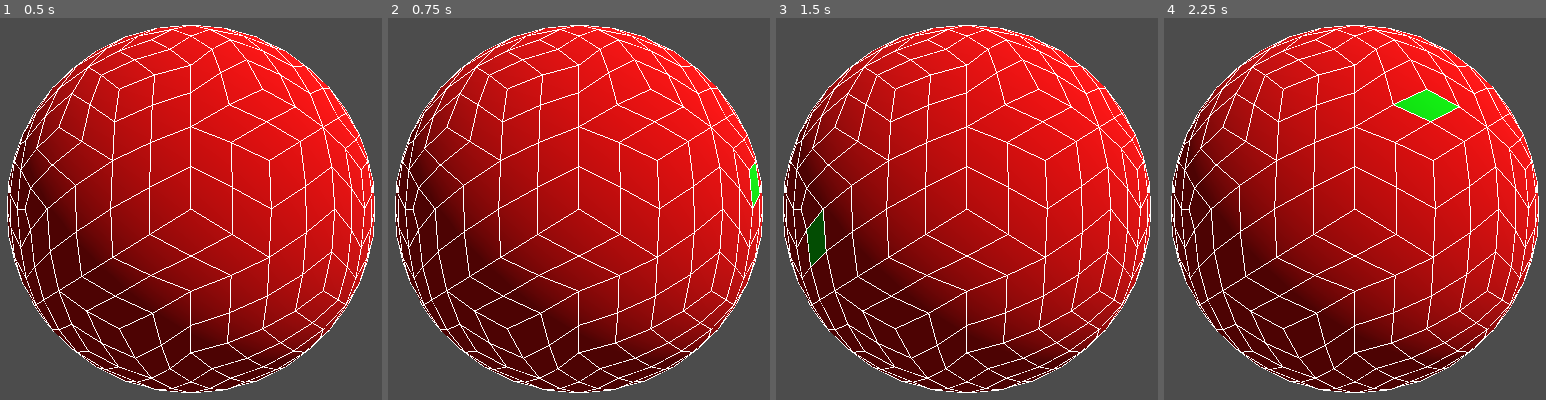
Above: before the commit, frames 1-4 (left to right).
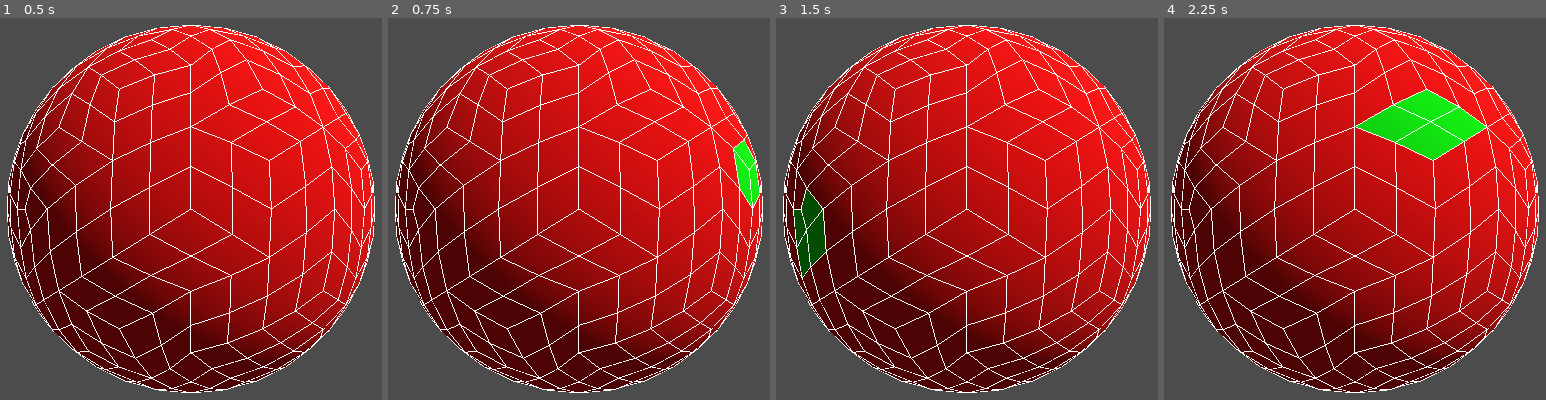
Above: after the commit, the same moments.

Repository: samuelbigos/globescaper
Game: Godot game, scene res://Game.tscn
Two runs of this game, one before a commit and one after it. Both use one fixed random seed, a clock stepped at 60 frames per second and the inputs below.
Inputs (mouse positions are in pixels of both pictures, inside the frame that each line leads up to):
- Up to frame 1 (0.5 s): no input
- Up to frame 2 (0.75 s): tap Enter at 0.5 s; move the mouse to (754, 186) at 0.52 s; click (754, 186) at 0.6 s
- Up to frame 3 (1.5 s): tap Space at 1.25 s; move the mouse to (806, 231) at 1.27 s; right-click (806, 231) at 1.35 s
- Up to frame 4 (2.25 s): click (1194, 231) at 1.55 s; tap Enter at 2 s; move the mouse to (1435, 105) at 2.02 s; click (1435, 105) at 2.1 s

Frame 1 is identical in both runs. In frame 2, 0.5% of the frame differs, in the area x 90-97%, y 32-50%; in frame 3, 0.7%; in frame 4, 2.4%, in the area x 50-85%, y 22-38%.
Error after the commit: Invalid set index '77' (on base: 'Array') with value of type 'MeshInstance' (res://src/Game.gd:214)

Commit message:
Add tiles

Diff:
--- a/Game.tscn
+++ b/Game.tscn
@@ -1,29 +1,30 @@
-[gd_scene load_steps=8 format=2]
+[gd_scene load_steps=9 format=2]
 
 [ext_resource path="res://src/Game.gd" type="Script" id=1]
 [ext_resource path="res://src/Camera.gd" type="Script" id=2]
 [ext_resource path="res://assets/shaders/PlanetMaterial.shader" type="Shader" id=3]
 [ext_resource path="res://assets/shaders/Wireframe.shader" type="Shader" id=4]
+[ext_resource path="res://src/Voxel.tscn" type="PackedScene" id=5]
 
 [sub_resource type="ShaderMaterial" id=1]
 shader = ExtResource( 3 )
 
-[sub_resource type="ShaderMaterial" id=3]
+[sub_resource type="ShaderMaterial" id=2]
 shader = ExtResource( 4 )
 
-[sub_resource type="SphereShape" id=4]
+[sub_resource type="SphereShape" id=3]
 
 [node name="Game" type="Spatial"]
 script = ExtResource( 1 )
 material = SubResource( 1 )
-radius = 1.0
 noise_octaves = 1
 noise_period = 0.0
+voxel_scene = ExtResource( 5 )
 
 [node name="Globe" type="MeshInstance" parent="."]
 
 [node name="GlobeWireframe" type="MeshInstance" parent="."]
-material_override = SubResource( 3 )
+material_override = SubResource( 2 )
 
 [node name="DirectionalLight" type="DirectionalLight" parent="."]
 transform = Transform( 0.512717, -0.617688, 0.596307, 0, 0.694545, 0.719449, -0.858558, -0.368874, 0.356105, 0, 6.02351, 0 )
--- /dev/null
+++ b/assets/base_prototypes.json
@@ -0,0 +1,57 @@
+{
+   "0": {
+      "mesh_name": "0000-0000",
+      "mesh_rotation": 0,
+      "posX": "0s",
+      "posZ": "0s",
+      "posY": "0i",
+      "negX": "0s",
+      "negZ": "0s",
+      "negY": "0i",
+      "exclude": "",
+   },
+   "1": {
+      "mesh_name": "1000-0000",
+      "mesh_rotation": 0,
+      "posX": "1",
+      "posZ": "0s",
+      "posY": "0i",
+      "negX": "0s",
+      "negZ": "1f",
+      "negY": "1",
+      "exclude": "",
+   },
+   "2": {
+      "mesh_name": "1100-0000",
+      "mesh_rotation": 0,
+      "posX": "2s",
+      "posZ": "1",
+      "posY": "0i",
+      "negX": "0s",
+      "negZ": "1f",
+      "negY": "2",
+      "exclude": "",
+   },
+   "3": {
+      "mesh_name": "1110-0000",
+      "mesh_rotation": 0,
+      "posX": "2s",
+      "posZ": "1",
+      "posY": "0i",
+      "negX": "1",
+      "negZ": "2s",
+      "negY": "3",
+      "exclude": "",
+   },
+   "4": {
+      "mesh_name": "1111-0000",
+      "mesh_rotation": 0,
+      "posX": "2s",
+      "posZ": "2s",
+      "posY": "0i",
+      "negX": "2s",
+      "negZ": "2s",
+      "negY": "1i",
+      "exclude": "",
+   }
+}
--- a/project.godot
+++ b/project.godot
@@ -37,3 +37,8 @@
 "events": [ Object(InputEventMouseButton,"resource_local_to_scene":false,"resource_name":"","device":0,"alt":false,"shi …(212 unchanged characters)…
  ]
 }
+mouse_left={
+"deadzone": 0.5,
+"events": [ Object(InputEventMouseButton,"resource_local_to_scene":false,"resource_name":"","device":0,"alt":false,"shift":false,"control":false,"meta":false,"command":false,"button_mask":0,"position":Vector2( 0, 0 ),"global_position":Vector2( 0, 0 ),"factor":1.0,"button_index":1,"pressed":false,"doubleclick":false,"script":null)
+ ]
+}
--- a/src/Game.gd
+++ b/src/Game.gd
@@ -1,6 +1,23 @@
 extends Spatial
 class_name Game
 
+
+class Prototype:
+	var mesh = ""
+	var mesh_rot = 0
+	var posX = { "#": 0, "i": true, "s": false, "f": false, "r": 0 }
+	var posZ = { "#": 0, "i": true, "s": false, "f": false, "r": 0 }
+	var posY = { "#": 0, "i": true, "s": false, "f": false, "r": 0 }
+	var negX = { "#": 0, "i": true, "s": false, "f": false, "r": 0 }
+	var negZ = { "#": 0, "i": true, "s": false, "f": false, "r": 0 }
+	var negY = { "#": 0, "i": true, "s": false, "f": false, "r": 0 }
+	var exclude = []
+	var n_posX = []
+	var n_posZ = []
+	var n_posY = []
+	var n_negX = []
+	var n_negZ = []
+	var n_negY = []
 
 const Icosphere = preload("Icosphere.gd")
 
@@ -12,6 +29,7 @@
 export(float, 0.0, 2.0) var noise_period = 1.0 setget set_noise_period
 export(float, 0.0, 1.0) var noise_persistence = 0.8 setget set_noise_persistence
 export(float, 0.0, 1.0) var noise_influence = 0.5 setget set_noise_influence
+export var voxel_scene : PackedScene
 
 var _generated := false
 var _icosphere = null
@@ -21,6 +39,11 @@
 var _generated_wireframe := false
 var _icosphere_verts = []
 var _icosphere_polys = []
+var _prototypes = []
+var _voxels = []
+var _voxel_spheres = []
+var _tiles = []
+var _tile_meshes = []
 
 var _mouse_hover := false
 var _mouse_pos_on_globe := Vector3()
@@ -34,6 +57,115 @@
 	_icosphere = Icosphere.new()
 	_icosphere._noise = _noise
 	_generate()
+
+	var prototypes = _load_prototype_data()
+
+func _slot_from_string(slot_string):
+	var slot = {}
+	slot["#"] = slot_string.to_int()
+	slot["i"] = slot_string.find("i") != -1
+	slot["s"] = slot_string.find("s") != -1
+	slot["f"] = slot_string.find("f") != -1
+	slot["r"] = 0
+	return slot
+
+func _load_prototype_data():
+	var file = File.new()
+	file.open("res://assets/base_prototypes.json", file.READ)
+	var text = file.get_as_text()
+	var prototypes_dict = JSON.parse(text).result
+	file.close()
+
+	# convert dictionary to prototypes
+	for p in prototypes_dict.values():
+		var prototype := Prototype.new()
+		prototype.mesh = p["mesh_name"]
+		prototype.mesh_rot = p["mesh_rotation"]
+		prototype.posX = _slot_from_string(p["posX"])
+		prototype.posZ = _slot_from_string(p["posZ"])
+		prototype.posY = _slot_from_string(p["posY"])
+		prototype.negX = _slot_from_string(p["negX"])
+		prototype.negZ = _slot_from_string(p["negZ"])
+		prototype.negY = _slot_from_string(p["negY"])
+		prototype.exclude = []
+		prototype.n_posX = []
+		prototype.n_posZ = []
+		prototype.n_posY = []
+		prototype.n_negX = []
+		prototype.n_negZ = []
+		prototype.n_negY = []
+
+		_prototypes.append(prototype)
+
+	# generate rotation prototypes
+	var new_prototypes = []
+	for prototype in _prototypes.duplicate():
+		var swizzles = []
+		swizzles.append(prototype.posX)
+		swizzles.append(prototype.posZ)
+		swizzles.append(prototype.negX)
+		swizzles.append(prototype.negZ)
+		for i in range(1, 4):
+			var new_p := Prototype.new()
+			new_p.mesh = prototype.mesh
+			new_p.mesh_rot = i
+			new_p.posX = swizzles[i % 4]
+			new_p.posZ = swizzles[(i + 1) % 4]
+			new_p.posY = prototype["posY"]
+			new_p.posY["r"] = i
+			new_p.negX = swizzles[(i + 1) % 4]
+			new_p.negZ = swizzles[(i + 1) % 4]
+			new_p.negY = prototype["negY"]
+			new_p.negY["r"] = i
+			new_p.exclude = prototype.exclude.duplicate()
+			new_p.n_posX = []
+			new_p.n_posY = []
+			new_p.n_posZ = []
+			new_p.n_negX = []
+			new_p.n_negY = []
+			new_p.n_negZ = []
+			_prototypes.append(new_p)
+
+	# calculate valid neighbors
+	for p in _prototypes:
+		for np in _prototypes:
+			if p == np:
+				continue
+
+			if _match_h(p.posX, np.negX):
+				p.n_posX.append(np)
+			if _match_h(p.posZ, np.negZ):
+				p.n_posZ.append(np)
+			if _match_v(p.posY, np.negY):
+				p.n_posY.append(np)
+			if _match_h(p.negX, np.posX):
+				p.n_negX.append(np)
+			if _match_h(p.negZ, np.posZ):
+				p.n_negZ.append(np)
+			if _match_v(p.negY, np.posY):
+				p.n_negY.append(np)
+
+	return _prototypes
+
+func _match_h(p1, p2) -> bool:
+	if p1["#"] != p2["#"]:
+		return false
+	if p1["s"] and p2["s"]:
+		return true
+	if p1["f"] and p2["f"]:
+		return false
+	if not p1["f"] and not p2["f"]:
+		return false
+	return true
+
+func _match_v(p1, p2) -> bool:
+	if p1["#"] != p2["#"]:
+		return false
+	if p1["i"] and p2["i"]:
+		return true
+	if p1["r"] != p2["r"]:
+		return false
+	return true
 
 func _generate() -> void:
 	_icosphere._radius = radius
@@ -58,77 +190,36 @@
 	globe_wireframe_mesh.add_surface_from_arrays(Mesh.PRIMITIVE_LINES, globe_wireframe_array)
 	_globe_wireframe.set_mesh(globe_wireframe_mesh)
 
+	_voxels = []
+	_voxels.resize(_icosphere_verts.size())
+	for i in range(0, _voxels.size()):
+		_voxels[i] = 0
+
 	_generated = true
 
 func _process(delta : float) -> void:
 
-	# relaxation
-#	var vert_forces = []
-#	vert_forces.resize(_icosphere_verts.size())
-#
-#	# first get the average distance between verts
-#	var average := 0.0
-#	for i in range(0, _icosphere_polys.size()):
-#		for j in range(0, _icosphere_polys[i].v.size()):
-#			var v1 = _icosphere_verts[_icosphere_polys[i].v[j]]
-#			var v2 = _icosphere_verts[_icosphere_polys[i].v[(j + 1) % 4]]
-#			average += v1.distance_to(v2)
-#
-#	var av_dist = average / float(_icosphere_polys.size() * 4)
-#	av_dist = 0.5
-#
-#	# then, for each vert, calculate a force vector that would aim to equalise the
-#	# distance to each neighboring vert to the average distance between verts.
-#	for poly in _icosphere_polys:
-#		for i in range(0, poly.v.size()):
-#
-#			vert_forces[poly.v[i]] = Vector3()
-#
-#			var vl = poly.v[(i + 4 - 1) % 4]
-#			if _icosphere_verts[poly.v[i]].distance_to(_icosphere_verts[vl]) > av_dist:
-#				var vec = _icosphere_verts[poly.v[i]] - _icosphere_verts[vl]
-#				vert_forces[poly.v[i]] += -vec.normalized() * vec.length()
-#			else:
-#				var vec = _icosphere_verts[poly.v[i]] - _icosphere_verts[vl]
-#				vert_forces[poly.v[i]] += vec.normalized() * vec.length()
-#
-#			var vr = poly.v[(i + 4 + 1) % 4]
-#			if _icosphere_verts[poly.v[i]].distance_to(_icosphere_verts[vr]) > av_dist:
-#				var vec = _icosphere_verts[poly.v[i]] - _icosphere_verts[vr]
-#				vert_forces[poly.v[i]] += -vec.normalized() * vec.length()
-#			else:
-#				var vec = _icosphere_verts[poly.v[i]] - _icosphere_verts[vr]
-#				vert_forces[poly.v[i]] += vec.normalized() * vec.length()
-#
-#			var opp = poly.v[(i + 4 + 2) % 4]
-#			var dist = sqrt(av_dist * av_dist + av_dist * av_dist)
-#			if _icosphere_verts[poly.v[i]].distance_to(_icosphere_verts[opp]) > dist:
-#				var vec = _icosphere_verts[poly.v[i]] - _icosphere_verts[opp]
-#				vert_forces[poly.v[i]] += -vec.normalized() * vec.length()
-#			else:
-#				var vec = _icosphere_verts[poly.v[i]] - _icosphere_verts[opp]
-#				vert_forces[poly.v[i]] += vec.normalized() * vec.length()
-#
-#	# apply the force on all our verts
-#	for i in range(0, _icosphere_verts.size()):
-#		var new_pos =  _icosphere_verts[i] + vert_forces[i] * 0.01
-#		_icosphere_verts[i] = _icosphere._unit_to_planet(new_pos)
-
-	var closest_poly = null
+	var closest_vert = -1
 	var closest_dist = 9999.0
+	for i in range(_icosphere_verts.size()):
+		var dist_sq = _icosphere_verts[i].distance_to(_mouse_pos_on_globe)
+		if dist_sq < closest_dist:
+			closest_vert = i
+			closest_dist = dist_sq
+
+	if Input.is_action_just_pressed("mouse_left"):
+		_voxels[closest_vert] = 1
+		var voxel = voxel_scene.instance()
+		voxel.transform.origin = _icosphere_verts[closest_vert]
+		_voxel_spheres[closest_vert] = voxel
+		add_child(voxel)
+
+
+
+	var colours = {}
 	for poly in _icosphere_polys:
-		var center = Vector3(0.0, 0.0, 0.0)
-		for v in poly.v:
-			center += _icosphere_verts[v]
-		center /= 4.0
-		var dist_sq = center.distance_to(_mouse_pos_on_globe)
-		if dist_sq < closest_dist:
-			closest_poly = poly
-			closest_dist = dist_sq
-
-	print(_mouse_pos_on_globe)
-	var colours = {}
-	colours[closest_poly] = Color.green
+		if poly.v.has(closest_vert):
+			colours[poly] = Color.green
 
 	var globe_mesh = ArrayMesh.new()
 	var globe_mesh_array = _icosphere.get_icosphere_mesh(_icosphere_polys, _icosphere_verts, colours)
--- /dev/null
+++ b/src/Voxel.tscn
@@ -0,0 +1,8 @@
+[gd_scene load_steps=2 format=2]
+
+[sub_resource type="SphereMesh" id=1]
+
+[node name="Voxel" type="MeshInstance"]
+transform = Transform( 0.02, 0, 0, 0, 0.02, 0, 0, 0, 0.02, 0, 0, 0 )
+mesh = SubResource( 1 )
+material/0 = null
Not shown: 1 places in Game.tscn that only renumber resources
Not shown, added: assets/tiles/1000-0000.mtl
Not shown, added: assets/tiles/1000-0000.obj
Not shown, added: assets/tiles/1000-0000.obj.import
Not shown, added: assets/tiles/1100-0000.mtl
Not shown, added: assets/tiles/1100-0000.obj
Not shown, added: assets/tiles/1100-0000.obj.import
Not shown, added: assets/tiles/1110-0000.mtl
Not shown, added: assets/tiles/1110-0000.obj
Not shown, added: assets/tiles/1110-0000.obj.import
Not shown, added: assets/tiles/1111-0000.obj
Not shown, added: assets/tiles/1111-0000.obj.import
